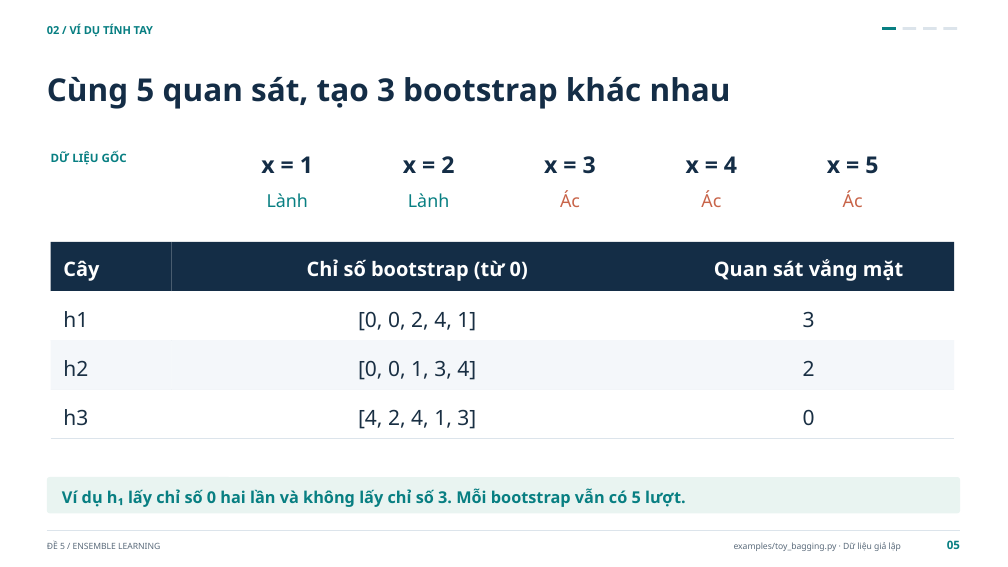
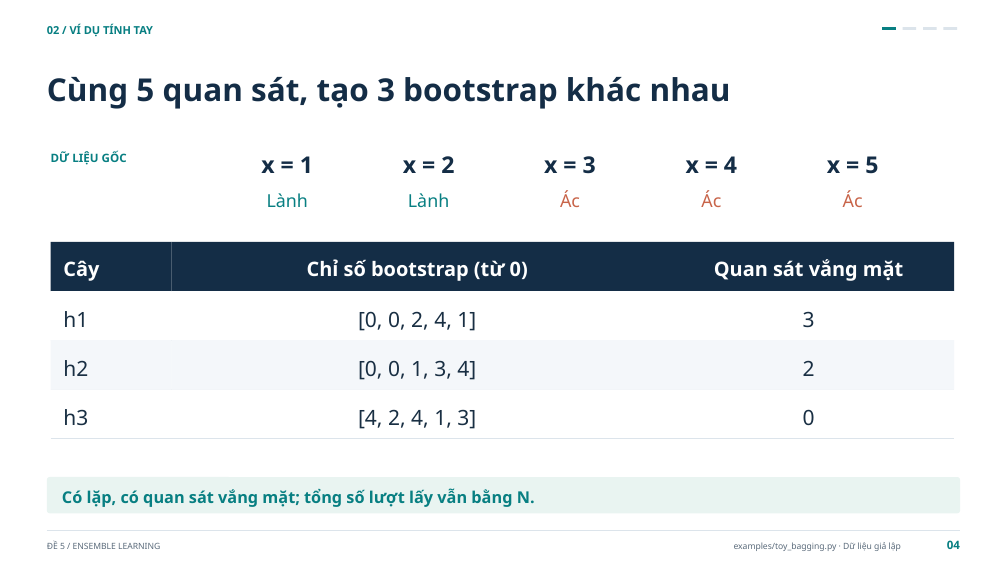
Before and after one commit to Huyngaongow/hocmaygk, a slide deck: slide 4 of De_5_Ensemble_Learning.pptx (slide 5 before the commit). Drawn at 1008x567 pixels with LibreOffice and Linux fonts; fonts in the diff are those of the drawing. Boxes give left, top, right and bottom in pixels: in the first picture for what was removed or moved away, otherwise in the second. Text is boxed around its words. In the diff, an @@ line names an element or a change of style, - is before the commit and + after.

```diff
--- a/De_5_Ensemble_Learning.pptx
+++ b/De_5_Ensemble_Learning.pptx
@@ text at (x1=62, y1=488, x2=535, y2=507): text changed @@
-Ví dụ h₁ lấy chỉ số 0 hai lần và không lấy chỉ số 3. Mỗi bootstrap vẫn có 5 lượt.
+Có lặp, có quan sát vắng mặt; tổng số lượt lấy vẫn bằng N.
@@ text at (x1=947, y1=540, x2=960, y2=549): text changed @@
-05
+04
```
Also in this commit, not shown: 22 other slides changed, 4 slides removed, 7 other files.
